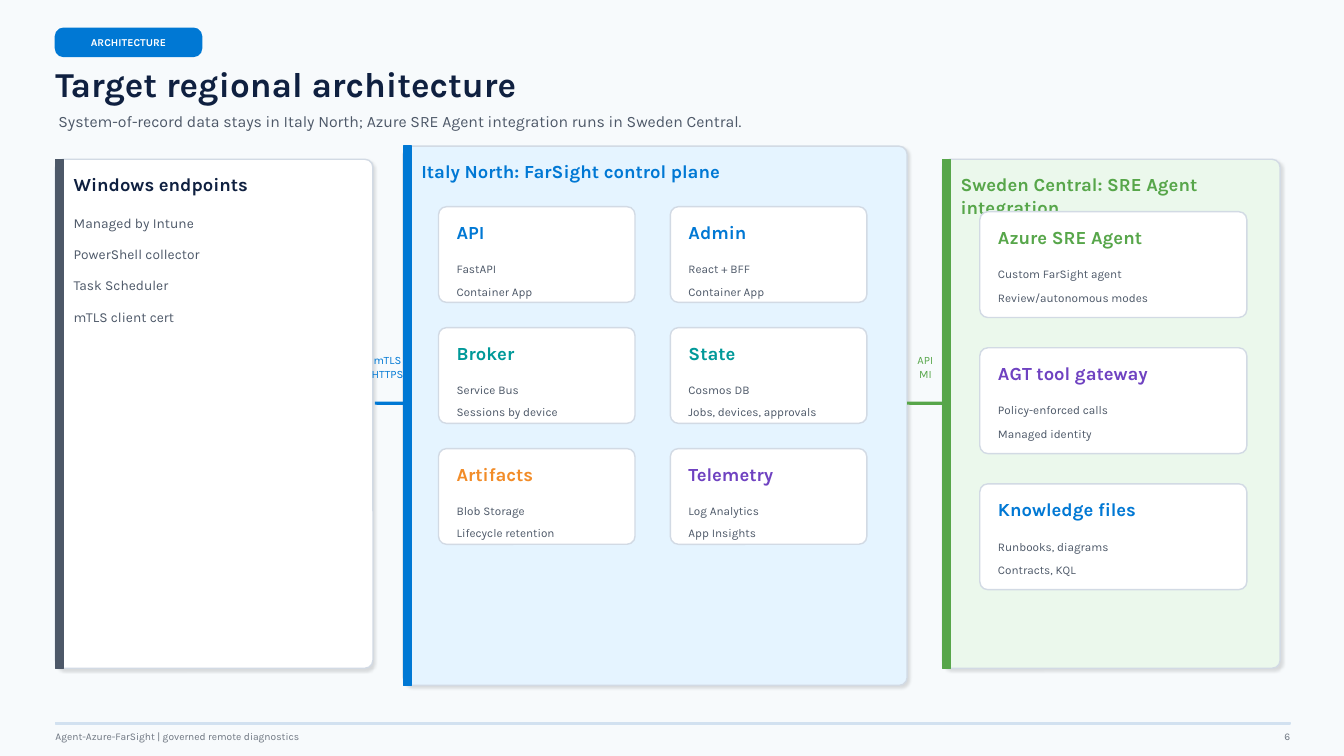
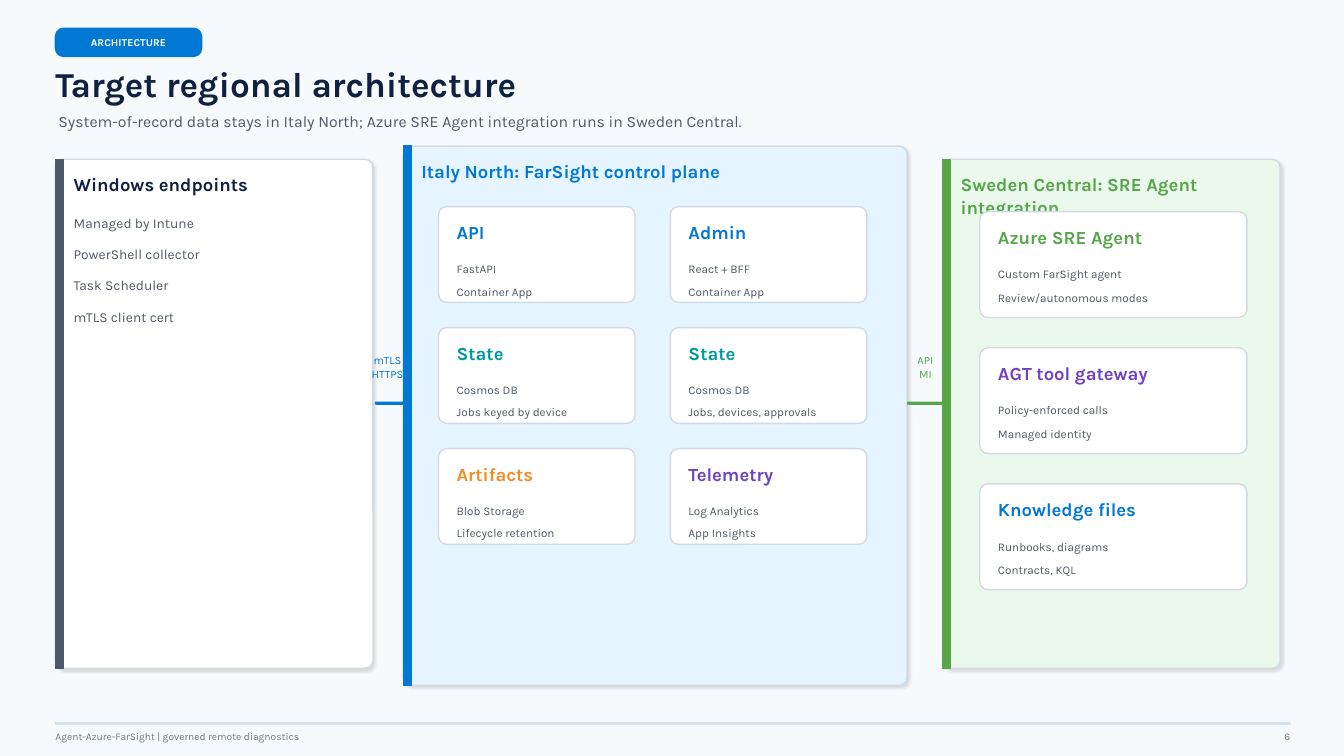
Before and after one commit to MikeCer/agent-azure-farsight, a slide deck: slide 6 of docs/presentations/agent-azure-farsight-overview.pptx. Drawn at 1344x756 pixels with LibreOffice and Linux fonts; fonts in the diff are those of the drawing. Boxes give left, top, right and bottom in pixels: in the first picture for what was removed or moved away, otherwise in the second. Text is boxed around its words. In the diff, an @@ line names an element or a change of style, - is before the commit and + after.

```diff
--- a/docs/presentations/agent-azure-farsight-overview.pptx
+++ b/docs/presentations/agent-azure-farsight-overview.pptx
@@ text at (457, 347, 504, 361): text changed @@
-Broker
+State
@@ text at (457, 386, 518, 394): text changed @@
-Service Bus
+Cosmos DB
@@ text at (457, 408, 567, 419): text changed @@
-Sessions by device
+Jobs keyed by device
```
Also in this commit, not shown: 7 other slides changed, 4 other files.
